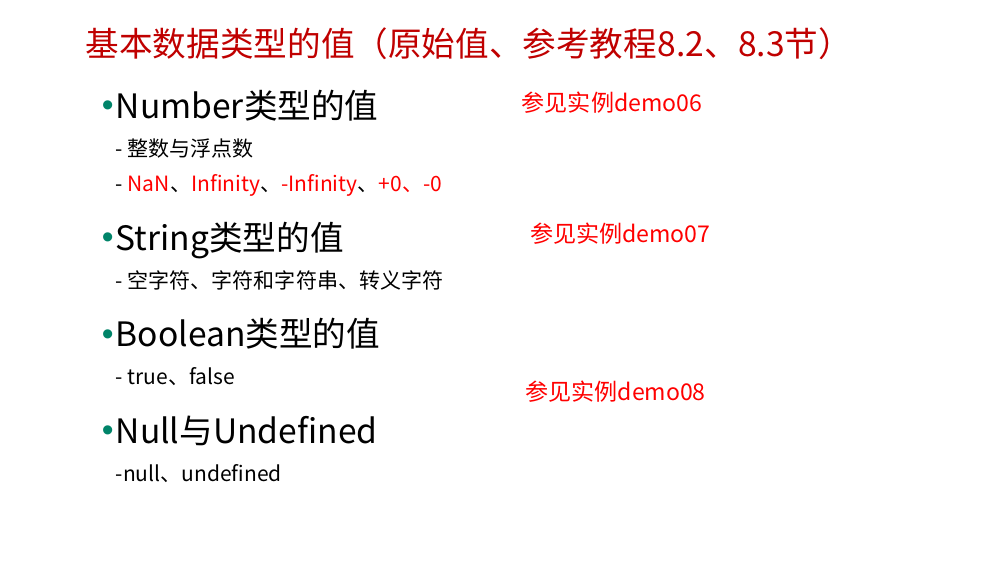
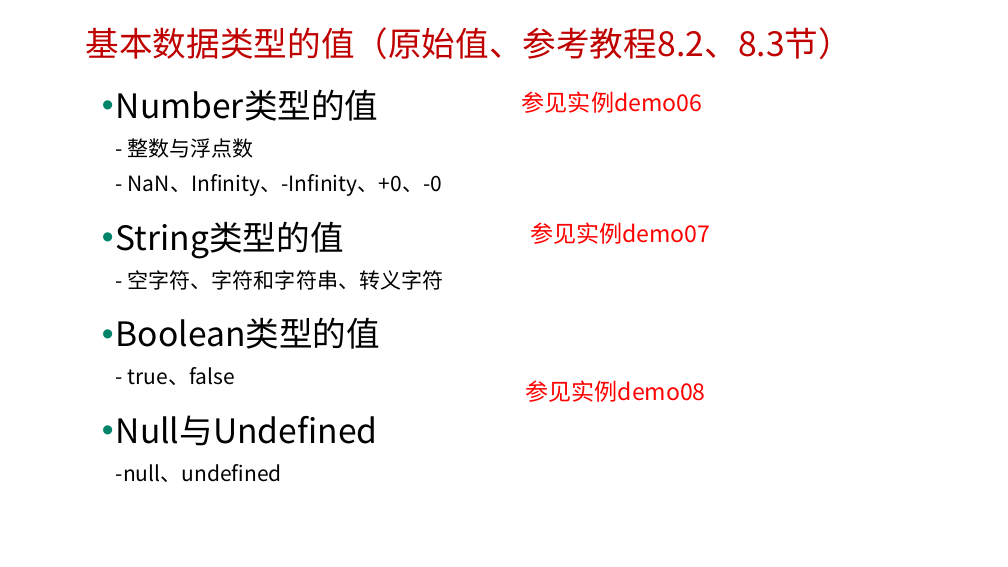
Before and after one commit to edu2act/course-javascript-advanced, a slide deck: slide 8 of 课程PPT/02.JavaScript数据类型、值与变量.pptx. Drawn at 1008x567 pixels with LibreOffice and Linux fonts; fonts in the diff are those of the drawing; background and template pictures are left out. Boxes give left, top, right and bottom in pixels: in the first picture for what was removed or moved away, otherwise in the second. Text is boxed around its words. In the diff, an @@ line names an element or a change of style, - is before the commit and + after.

```diff
--- a/课程PPT/02.JavaScript数据类型、值与变量.pptx
+++ b/课程PPT/02.JavaScript数据类型、值与变量.pptx
@@ text at (116,89,442,196): text colour #FF0000 to #000000 in "NaN、Infinity、-Infinity、+0、-0" @@
```
Also in this commit, not shown: 8 other slides changed, 11 other files.
